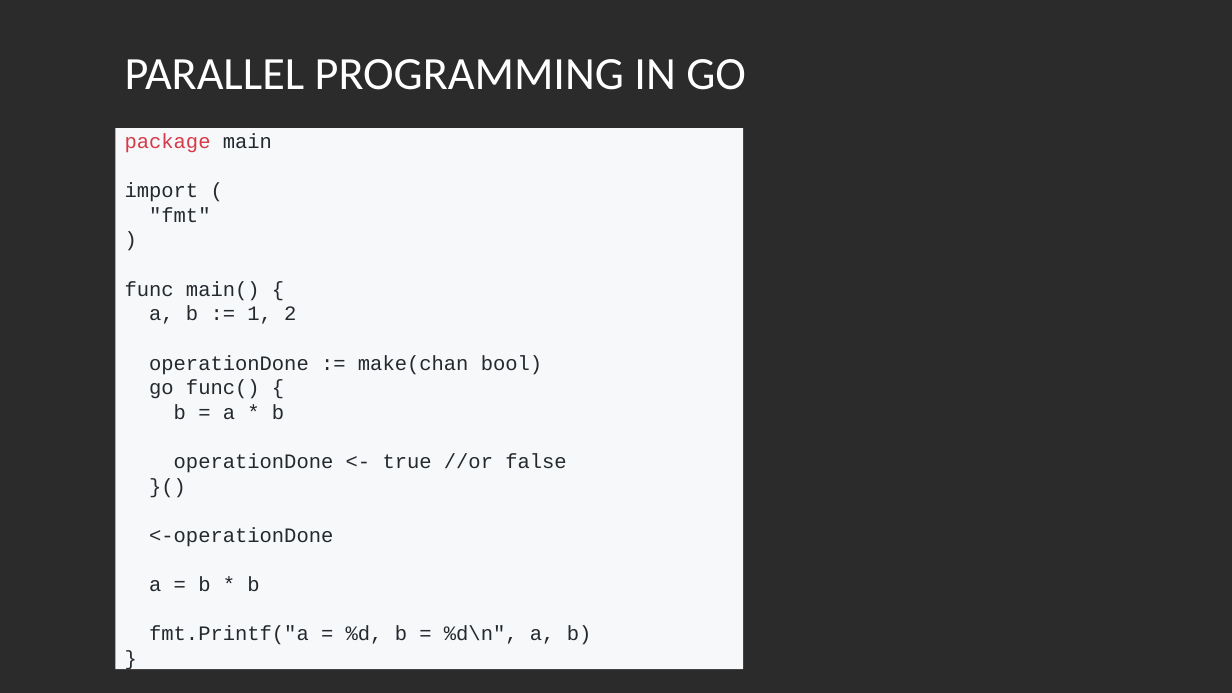
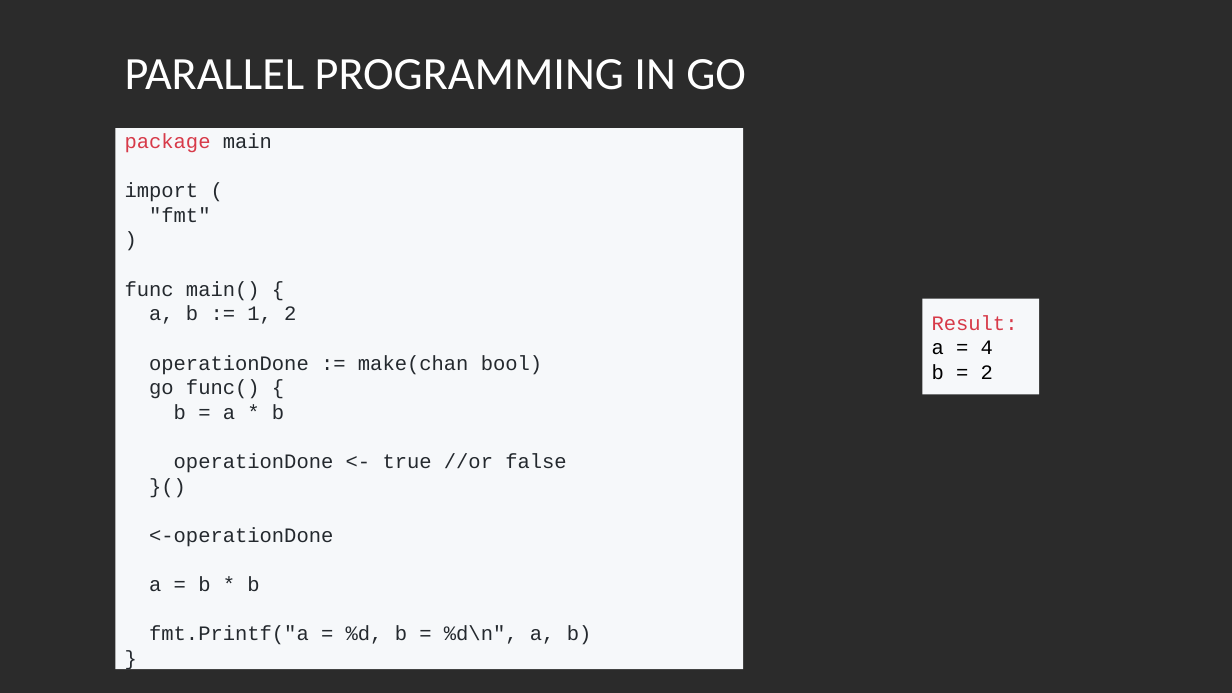
Before and after one commit to LukasKiederle/seminar-compare-go, a slide deck: slide 4 of Comparing Raft algorithm in go and Python.pptx. Drawn at 1232x693 pixels with LibreOffice and Linux fonts; fonts in the diff are those of the drawing; background and template pictures are left out; a plain dark background stands for a picture behind light text. Boxes give left, top, right and bottom in pixels: in the first picture for what was removed or moved away, otherwise in the second. Text is boxed around its words. In the diff, an @@ line names an element or a change of style, - is before the commit and + after.

```diff
--- a/Comparing Raft algorithm in go and Python.pptx
+++ b/Comparing Raft algorithm in go and Python.pptx
@@ rectangle added at bbox=[922, 299, 1039, 394], fill #F6F8FA, 16 pt, text #D73A49 @@
+Result:
+a = 4
+b = 2
```
Also in this commit, not shown: 1 other slide changed, 2 slides added.
